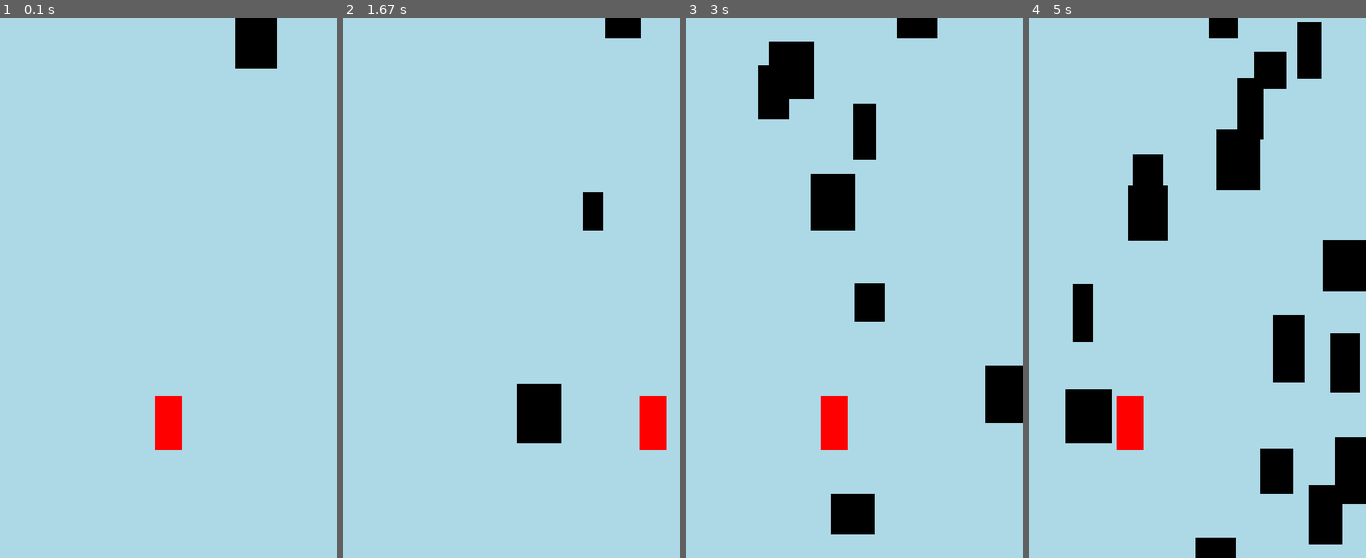
Above: before the commit, frames 1-4 (left to right).
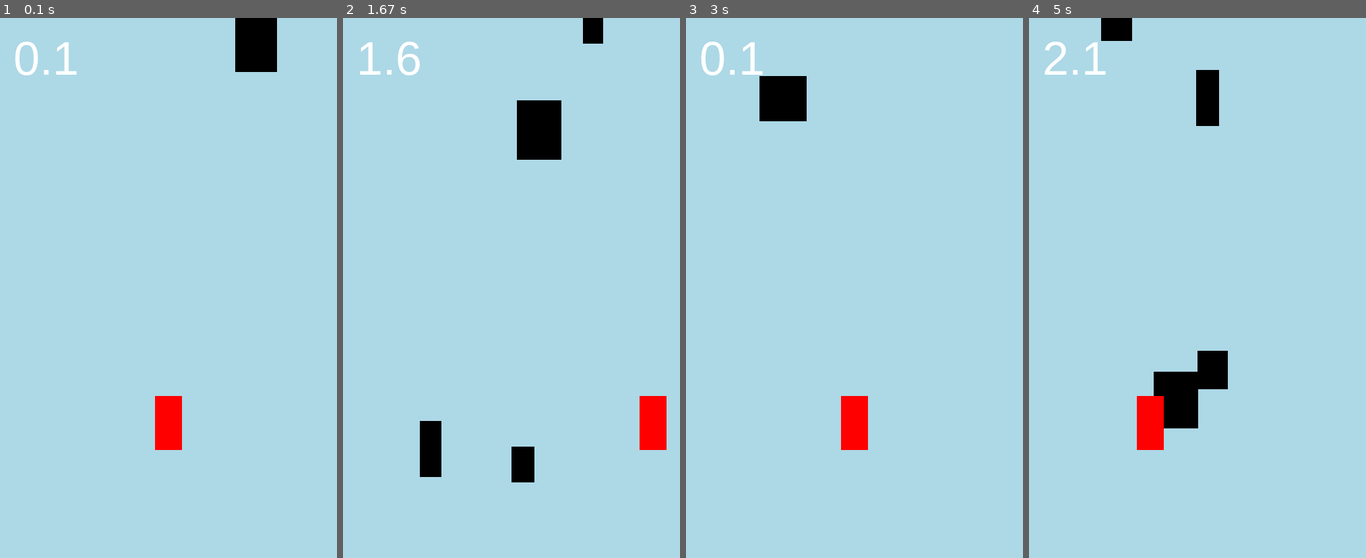
Above: after the commit, the same moments.

Repository: Yu266426/Hack-Club
Game: pygame game, started from Hack Club Tutorial/main.py
Two runs of this game, one before a commit and one after it. Both use one fixed random seed, a clock stepped at 60 frames per second and the inputs below.
Inputs:
- Up to frame 1 (0.1 s): no input
- Up to frame 2 (1.67 s): hold Space 0.33-0.8 s; hold Right 0.33-0.8 s; hold Right 0.83-1.3 s; hold Right from 1.33 s (still down)
- Up to frame 3 (3 s): release Right at 1.8 s; hold Left 1.83-2.37 s; tap Space at 2.83 s
- Up to frame 4 (5 s): hold Right 3.17-3.8 s; tap Space at 3.23, 3.53, 3.9, 4.2, 4.4, 4.7, 4.9 s; hold Left 3.83-4.3 s; hold Right 4.33-4.8 s; hold Right from 4.83 s (still down)

The runs differ from the first frame. In frame 1, 0.4% of the frame differs, in the area x 4-83%, y 4-11%; in frame 2, 5.5%; in frame 3, 8.2%; in frame 4, 19%, in the area x 4-100%, y 0-100%.

Commit message:
Meeting Update

Diff:
--- a/Hack Club Tutorial/box.py
+++ b/Hack Club Tutorial/box.py
@@ -5,7 +5,7 @@
 
 class Box:
 	def __init__(self):
-		self.speed = 15
+		self.speed = random.randint(10, 20)
 
 		self.image = pygame.Surface((random.randint(30, 70), random.randint(50, 100)))
 		self.image.fill("black")
--- a/Hack Club Tutorial/main.py
+++ b/Hack Club Tutorial/main.py
@@ -8,11 +8,22 @@
 window = pygame.display.set_mode((500, 800))
 clock = pygame.time.Clock()
 
+game_state = "game"
+
 player = Player((250, 600))
 
 boxes = []
 box_spawn_time = 0
 box_cooldown = 30
+
+font = pygame.font.SysFont("arial", 70)
+end_text = font.render("Game Over!", True, "white")
+score_text = font.render("0", True, "white")
+
+time_text = font.render("0", True, "white")
+
+end_time = 0
+restart_time = 0
 
 # Game loop
 is_running = True
@@ -28,31 +39,60 @@
 				is_running = False
 
 			if event.key == pygame.K_SPACE:
-				boxes.append(Box())
+				if game_state == "end":
+					game_state = "restart"
+					restart_time = pygame.time.get_ticks() / 1000
 
-	box_spawn_time -= 1
-	if box_spawn_time <= 0:
-		boxes.append(Box())
+	if game_state == "game":
+		box_spawn_time -= 1
+		if box_spawn_time <= 0:
+			boxes.append(Box())
 
-		box_spawn_time = box_cooldown
+			box_spawn_time = box_cooldown
 
-		if box_cooldown > 5:
-			box_cooldown *= 0.85
+			if box_cooldown > 5:
+				box_cooldown *= 0.85
 
-	player.update()
+		player.update()
 
-	for box in boxes:
-		box.update()
+		for box in boxes:
+			box.update()
 
-		if box.rect.top > 800:
-			boxes.remove(box)
+			if box.rect.collidepoint(player.rect.midtop):
+				end_time = round(pygame.time.get_ticks() / 1000 - restart_time)
+				score_text = font.render(f"You Got {end_time}!", True, "white")
+
+				game_state = "end"
+
+			if box.rect.top > 800:
+				boxes.remove(box)
+
+		time_text = font.render(f"{round(pygame.time.get_ticks() / 1000 - restart_time, 1)}", True, "white")
+
+	elif game_state == "restart":
+		boxes.clear()
+		box_spawn_time = 0
+		box_cooldown = 30
+
+		player = Player((250, 600))
+
+		end_time = 0
+
+		game_state = "game"
 
 	window.fill("light blue")  # Make the background blue
 
-	for box in boxes:
-		box.draw(window)
+	if game_state == "game":
+		for box in boxes:
+			box.draw(window)
 
-	player.draw(window)
+		player.draw(window)
+
+		window.blit(time_text, (20, 20))
+
+	if game_state == "end":
+		window.blit(end_text, (250 - end_text.get_width() / 2, 200))
+		window.blit(score_text, (250 - score_text.get_width() / 2, 300))
 
 	pygame.display.update()  # Update our display to show changes
 
